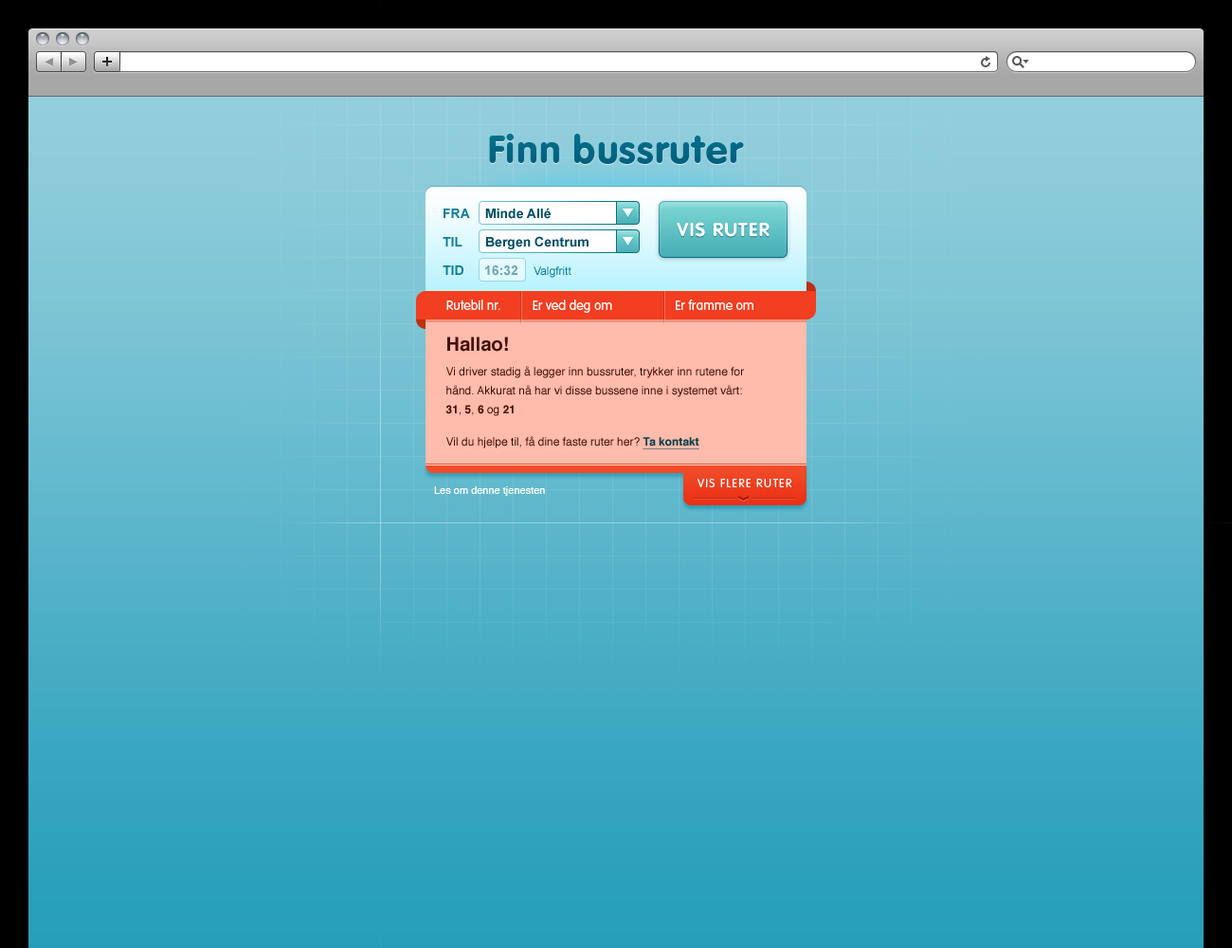
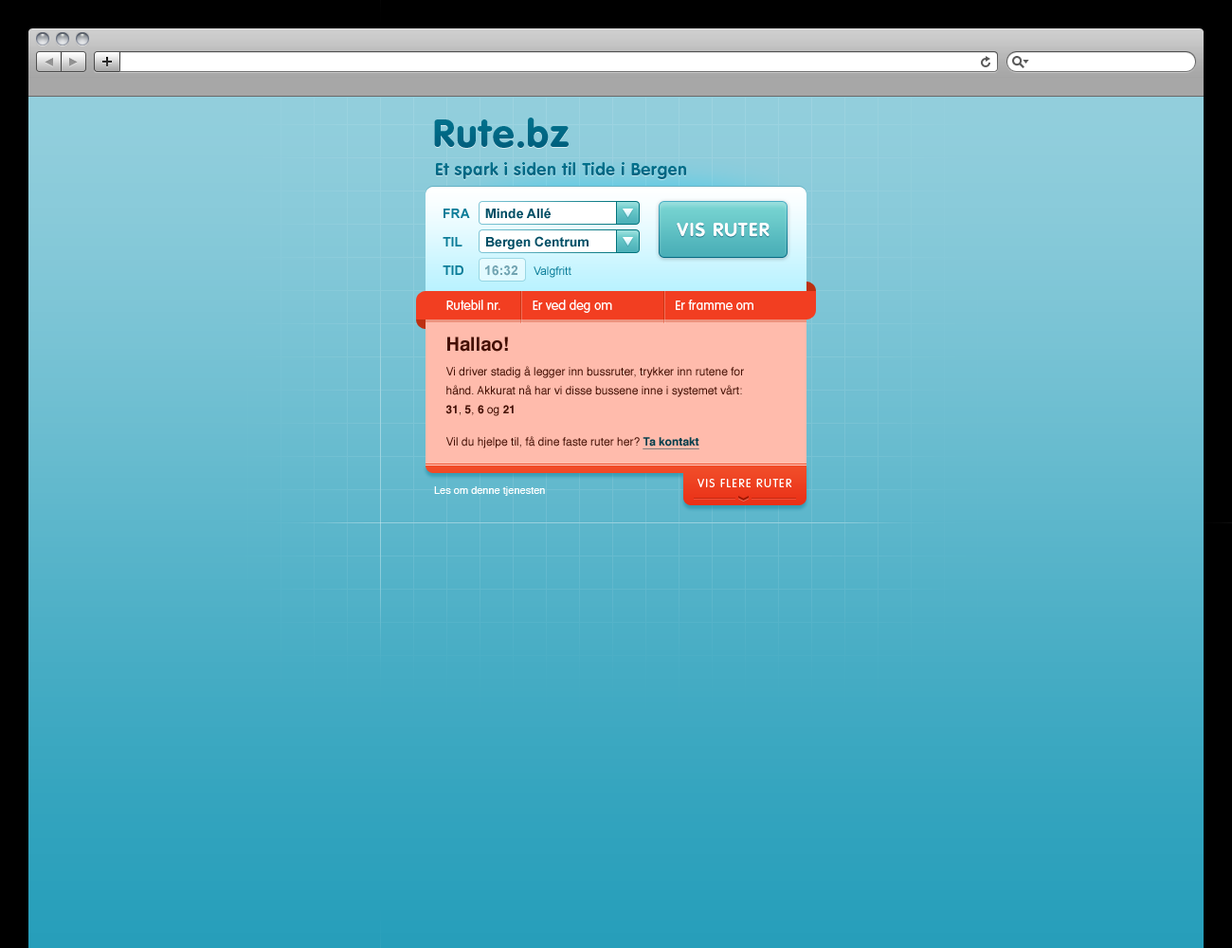
Layered file, before and after one edit (1232 × 948). Changes by layer:
added layer "Et spark i siden til Tide i Bergen" in group "Finn ruter" over [435, 162, 687, 180]
renamed "Finn bussruter" to "Rute.bz", painted on it over [434, 117, 744, 164]
